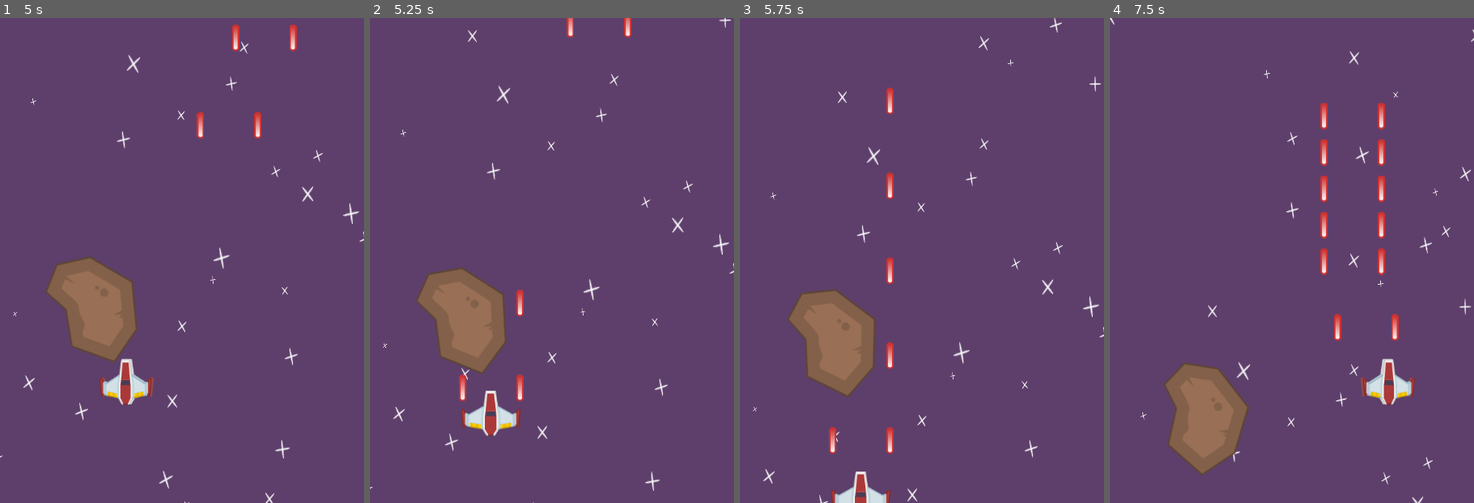
Above: before the commit, frames 1-4 (left to right).
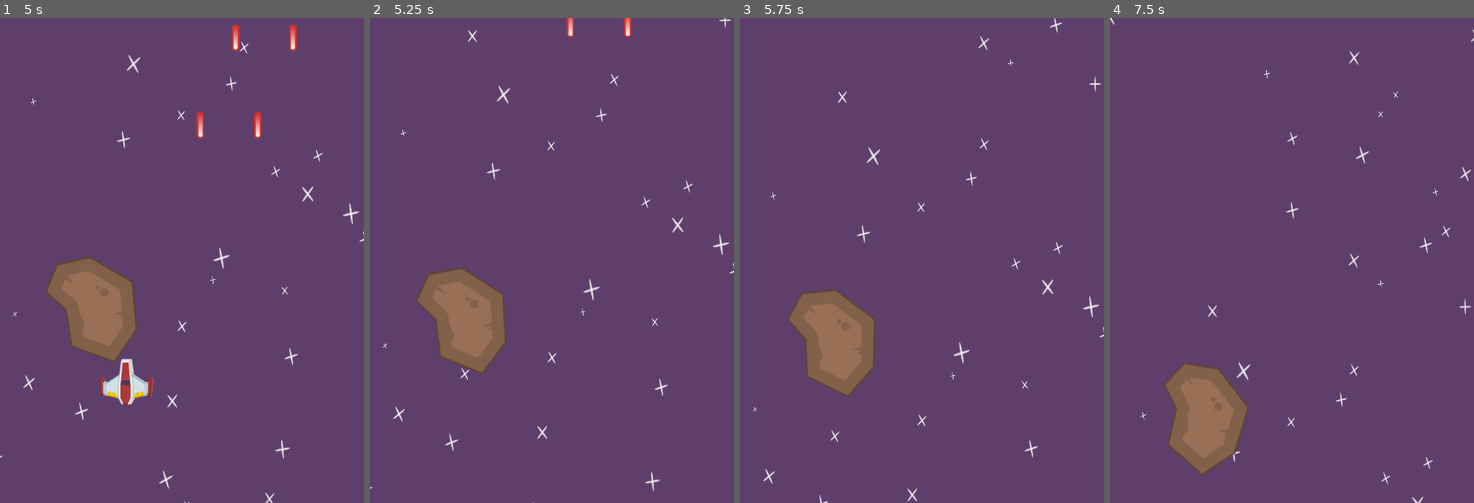
Above: after the commit, the same moments.

Repository: ZacharyRanes/Space_Shooter
Game: Godot game, scene res://MainScenes/Gameplay.tscn
Same seed, same stepped clock (60 frames per second), same inputs: the game is played once before the commit and once after it.
Inputs:
- Up to frame 1 (5 s): hold D (move_right) 0.53-1.28 s; hold Space (shoot) 0.53-1.28 s; hold S (move_down) 1.28-2.03 s; tap Space (shoot) at 1.35, 2.85, 4.35 s; hold D (move_right) 2.03-2.78 s; hold Space (shoot) 2.03-2.78 s; hold W (move_up) 2.78-3.53 s; hold Space (shoot) 3.53-4.28 s; hold A (move_left) from 3.53 s (still down)
- Up to frame 2 (5.25 s): release A (move_left) at 5.03 s; hold S (move_down) from 5.03 s (still down); hold Space (shoot) from 5.03 s (still down)
- Up to frame 3 (5.75 s): keep holding S (move_down); keep holding Space (shoot)
- Up to frame 4 (7.5 s): release S (move_down) at 5.78 s; release Space (shoot) at 5.78 s; hold D (move_right) 5.78-6.53 s; tap Space (shoot) at 5.85, 7.35 s; hold W (move_up) 6.53-7.28 s; hold Space (shoot) 6.53-7.28 s; hold D (move_right) from 7.28 s (still down)

Frame 1 is identical in both runs. In frame 2, 1.1% of the frame differs, in the area x 24-43%, y 56-87%; in frame 3, 1.2%; in frame 4, 2.0%, in the area x 57-84%, y 17-80%.

Commit message:
End of EP14

Diff:
--- a/Meteor/Meteor.gd
+++ b/Meteor/Meteor.gd
@@ -9,11 +9,16 @@
 
 var speed: float = 0
 var rotationRate: float = 0
+var playerInArea: Player = null
 
 func _ready():
 	add_to_group("damageable")
 	speed = rand_range(minSpeed, maxSpeed)
 	rotationRate = rand_range(minrotationRate, maxrotationRate)
+
+func _process(delta):
+	if playerInArea != null:
+		playerInArea.damage(1)
 
 func _physics_process(delta):
 	rotation_degrees += rotationRate * delta
@@ -26,3 +31,11 @@
 
 func _on_VisibilityNotifier2D_screen_exited():
 	queue_free()
+
+func _on_Meteor_area_entered(area):
+	if area is Player:
+		playerInArea = area
+
+func _on_Meteor_area_exited(area):
+	if area is Player:
+		playerInArea = null
--- a/Meteor/Meteor.tscn
+++ b/Meteor/Meteor.tscn
@@ -14,7 +14,10 @@
 polygon = PoolVector2Array( -43.2093, -40.6675, 14.923, -54.2985, 59.6915, -15.4101, 67.5761, 32.1649, 16.9276, 55.2841, -20.8918, 27.0866, -54.0339, 28.1557, -67.3976, -5.25362 )
 
 [node name="VisibilityNotifier2D" type="VisibilityNotifier2D" parent="."]
+visible = false
 position = Vector2( 1.70547, -0.852725 )
 scale = Vector2( 8.48515, 8.21038 )
 
+[connection signal="area_entered" from="." to="." method="_on_Meteor_area_entered"]
+[connection signal="area_exited" from="." to="." method="_on_Meteor_area_exited"]
 [connection signal="screen_exited" from="VisibilityNotifier2D" to="." method="_on_VisibilityNotifier2D_screen_exited"]
--- a/Player/Player.gd
+++ b/Player/Player.gd
@@ -1,4 +1,5 @@
 extends Area2D
+class_name Player
 
 var plBullet := preload("res://Bullet/Bullet.tscn")
 
@@ -8,7 +9,7 @@
 
 export var speed: float = 100
 export var fireDelay: float = 0.15
-
+export var life: int = 3
 var vel := Vector2(0,0)
 
 func _process(delta):
@@ -45,3 +46,10 @@
 #	position.x = clamp(position.x, 0, viewRect.size.x)
 	position.x = clamp(position.x, viewRect.position.x, viewRect.end.x)
 	position.y = clamp(position.y, viewRect.position.y, viewRect.end.y)
+
+func damage(amount: int):
+	life -= amount
+	print("Player life = %s" %life)
+	if life <= 0:
+		print("PLAYER DIED")
+		queue_free()
--- a/project.godot
+++ b/project.godot
@@ -8,9 +8,14 @@
 
 config_version=4
 
-_global_script_classes=[  ]
+_global_script_classes=[ {
+"base": "Area2D",
+"class": "Player",
+"language": "GDScript",
+"path": "res://Player/Player.gd"
+} ]
 _global_script_class_icons={
-
+"Player": ""
 }
 
 [application]
